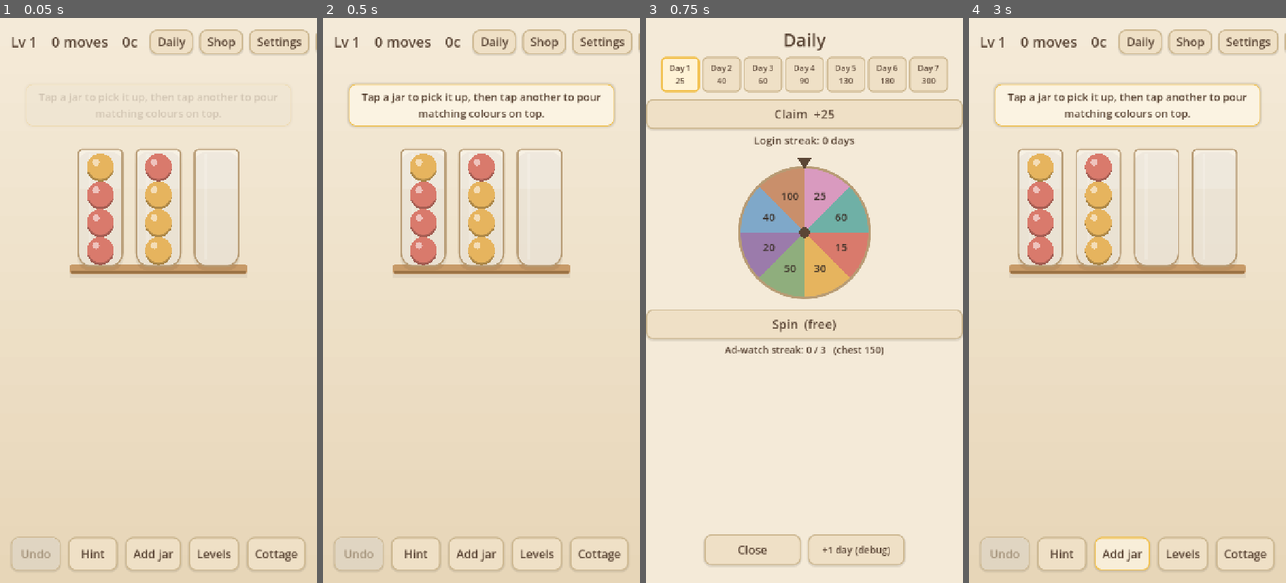
Above: before the commit, frames 1-4 (left to right).
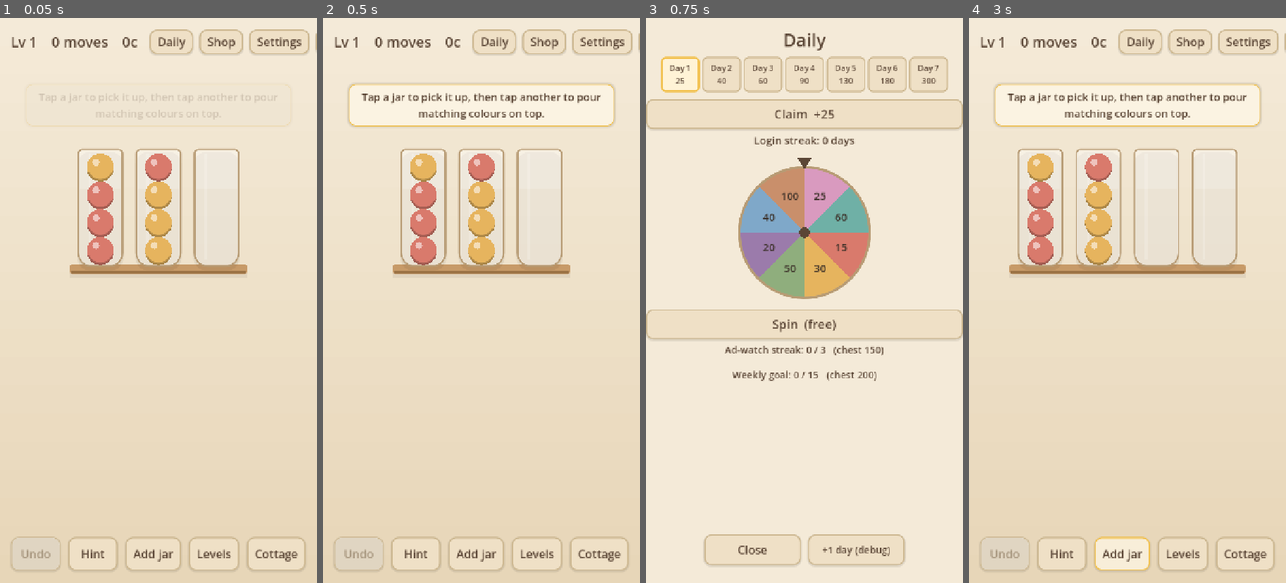
Above: after the commit, the same moments.

Repository: seantomaslynch-cell/cottage-sort
Game: Godot game, scene res://game/main.tscn
Same seed, same stepped clock (60 frames per second), same inputs: the game is played once before the commit and once after it. Sound files missing from this copy of the repository are replaced by a short silence.
Inputs:
- Up to frame 1 (0.05 s): no input
- Up to frame 2 (0.5 s): no input
- Up to frame 3 (0.75 s): click "Daily" at 0.5 s
- Up to frame 4 (3 s): click "Shop" at 1.25 s; click "Hint" at 2 s; click "Add jar" at 2.75 s

Frames 1-2 are identical in both runs. In frame 3, 0.3% of the frame differs, in the area x 27-73%, y 62-65%; in frame 4, nothing differs.

Commit message:
M11: weekly event, session-end hook, local analytics, platform seams
- Weekly event (daily.gd + Daily panel): "clear 15 levels this week -> 200
  coins", resets on a new 7-day window, claim once. Counts every solve.
- Win screen now shows a next-goal line ("N more this week for a chest" /
  "Next: Level X").
- analytics.gd: local JSON-lines event log at user://events.log (capped) —
  session_start, level_start/complete/fail, ad_reward, iap, week_chest.
  Swap flush() for an SDK later.
- platform.gd: stubs for local push notifications and the OS review prompt
  (call sites wired; both need a native plugin). Review requested after the
  5th cleared level.
- Tests: weekly-event checks in test_daily.gd.

Co-Authored-By: Claude Sonnet 5 <noreply@anthropic.com>

Diff:
--- /dev/null
+++ b/game/analytics.gd
@@ -0,0 +1,38 @@
+extends Node
+class_name Analytics
+## Lightweight local event log. Writes JSON lines to user://events.log (capped)
+## so the funnel and difficulty curve can be inspected before a real analytics
+## SDK is wired in. Swap flush() for an SDK call later; keep log_event().
+
+const PATH := "user://events.log"
+const MAX_LINES := 800
+const FLUSH_EVERY := 20
+
+var _buf: Array[String] = []
+
+func log_event(name: String, props: Dictionary = {}) -> void:
+	var row := {"t": int(Time.get_unix_time_from_system()), "e": name}
+	for k in props:
+		row[k] = props[k]
+	_buf.append(JSON.stringify(row))
+	if OS.is_debug_build():
+		print("[evt] ", name, "  ", props)
+	if _buf.size() >= FLUSH_EVERY:
+		flush()
+
+func flush() -> void:
+	if _buf.is_empty():
+		return
+	var lines: Array = []
+	if FileAccess.file_exists(PATH):
+		lines = Array(FileAccess.open(PATH, FileAccess.READ).get_as_text().split("\n", false))
+	lines.append_array(_buf)
+	if lines.size() > MAX_LINES:
+		lines = lines.slice(lines.size() - MAX_LINES)
+	var f := FileAccess.open(PATH, FileAccess.WRITE)
+	if f != null:
+		f.store_string("\n".join(PackedStringArray(lines)) + "\n")
+	_buf.clear()
+
+func _exit_tree() -> void:
+	flush()
--- a/game/daily.gd
+++ b/game/daily.gd
@@ -127,3 +127,43 @@
 func advance_debug_day() -> void:
 	debug_day_offset += 1
 	changed.emit()
+
+# --- weekly event -----------------------------------------------------------
+
+const WEEK_GOAL := 15
+const WEEK_CHEST := 200
+
+func week_id() -> int:
+	return int(today() / 7.0)
+
+func _week() -> Dictionary:
+	var d := _d()
+	if int(d.get("week_id", -1)) != week_id():
+		d["week_id"] = week_id()
+		d["week_cleared"] = 0
+		d["week_claimed"] = false
+		_commit(d)
+	return d
+
+func week_progress() -> int:
+	return mini(int(_week().get("week_cleared", 0)), WEEK_GOAL)
+
+func week_goal_met() -> bool:
+	return int(_week().get("week_cleared", 0)) >= WEEK_GOAL
+
+func week_claimed() -> bool:
+	return bool(_week().get("week_claimed", false))
+
+func note_level_cleared() -> void:
+	var d := _week()
+	if not bool(d.get("week_claimed", false)):
+		d["week_cleared"] = int(d.get("week_cleared", 0)) + 1
+		_commit(d)
+
+func claim_week() -> int:
+	var d := _week()
+	if not week_goal_met() or bool(d.get("week_claimed", false)):
+		return 0
+	d["week_claimed"] = true
+	_commit(d)
+	return WEEK_CHEST
--- a/game/daily_panel.gd
+++ b/game/daily_panel.gd
@@ -5,6 +5,7 @@
 
 signal claim_login_pressed
 signal spin_pressed
+signal week_claim_pressed
 signal closed
 signal debug_day_pressed
 
@@ -18,6 +19,8 @@
 var _wheel: SpinWheel
 var _spin_btn: Button
 var _adstreak_lbl: Label
+var _week_lbl: Label
+var _week_btn: Button
 var _toast: Label
 
 func _ready() -> void:
@@ -84,6 +87,17 @@
 	_adstreak_lbl = _label("Ad-watch streak: 0 / 3", 22, Palette.INK)
 	_adstreak_lbl.horizontal_alignment = HORIZONTAL_ALIGNMENT_CENTER
 	spin_box.add_child(_adstreak_lbl)
+
+	spin_box.add_child(_hsep(10))
+
+	_week_lbl = _label("Weekly goal: 0 / 15", 22, Palette.INK)
+	_week_lbl.horizontal_alignment = HORIZONTAL_ALIGNMENT_CENTER
+	spin_box.add_child(_week_lbl)
+
+	_week_btn = _button("Claim weekly chest", 24)
+	_week_btn.custom_minimum_size = Vector2(280, 60)
+	_week_btn.pressed.connect(func() -> void: week_claim_pressed.emit())
+	spin_box.add_child(_week_btn)
 
 	_toast = _label("", 30, Color("f2c14e"))
 	_toast.set_anchors_preset(Control.PRESET_TOP_WIDE)
@@ -153,6 +167,20 @@
 	_spin_btn.text = "Spin  (free)" if _daily.free_spin_available() else "Spin  (Watch)"
 	_adstreak_lbl.text = "Ad-watch streak: %d / %d   (chest %d)" % [
 		_daily.ad_streak(), Daily.AD_STREAK_TARGET, Daily.AD_STREAK_CHEST]
+
+	_week_lbl.text = "Weekly goal: %d / %d   (chest %d)" % [
+		_daily.week_progress(), Daily.WEEK_GOAL, Daily.WEEK_CHEST]
+	if _daily.week_claimed():
+		_week_btn.visible = true
+		_week_btn.disabled = true
+		_week_btn.text = "Weekly chest claimed"
+	elif _daily.week_goal_met():
+		_week_btn.visible = true
+		_week_btn.disabled = false
+		_week_btn.text = "Claim weekly chest  +%d" % Daily.WEEK_CHEST
+	else:
+		_week_btn.visible = false
+
 	_wheel.queue_redraw()
 
 func play_spin(index: int, on_settled: Callable) -> void:
@@ -163,6 +191,12 @@
 		if on_settled.is_valid():
 			on_settled.call()
 		refresh())
+
+func _hsep(h: int) -> Control:
+	var c := Control.new()
+	c.custom_minimum_size = Vector2(0, h)
+	c.mouse_filter = Control.MOUSE_FILTER_IGNORE
+	return c
 
 func flash(text: String) -> void:
 	_toast.text = text
--- a/game/hud.gd
+++ b/game/hud.gd
@@ -34,6 +34,7 @@
 var _win_stars: Label
 var _win_best: Label
 var _win_coins: Label
+var _win_next: Label
 var _double_btn: Button
 var _win_earned := 0
 var _fail_root: Control
@@ -216,6 +217,12 @@
 	_win_coins.horizontal_alignment = HORIZONTAL_ALIGNMENT_CENTER
 	box.add_child(_win_coins)
 
+	_win_next = _label("")
+	_win_next.add_theme_font_size_override("font_size", 22)
+	_win_next.add_theme_color_override("font_color", Color("8a7a63"))
+	_win_next.horizontal_alignment = HORIZONTAL_ALIGNMENT_CENTER
+	box.add_child(_win_next)
+
 	_double_btn = _button("Double coins  (Watch)")
 	_double_btn.custom_minimum_size = Vector2(320, 68)
 	_double_btn.pressed.connect(func() -> void: double_pressed.emit())
@@ -296,6 +303,9 @@
 	var tw := create_tween()
 	tw.tween_interval(0.9)
 	tw.tween_property(_toast, "modulate:a", 0.0, 0.5)
+
+func set_next_hint(text: String) -> void:
+	_win_next.text = text
 
 func show_win(text: String, best: int, current: int, earned: int, stars: int) -> void:
 	_win_label.text = text
--- a/game/main.gd
+++ b/game/main.gd
@@ -19,6 +19,8 @@
 const ShopPanelScene := preload("res://game/shop_panel.gd")
 const CoachScene := preload("res://game/coach.gd")
 const SettingsPanelScene := preload("res://game/settings_panel.gd")
+const AnalyticsScene := preload("res://game/analytics.gd")
+const PlatformScene := preload("res://game/platform.gd")
 
 const FREE_EXTRA_JARS := 1
 const FREE_HINTS := 2
@@ -41,6 +43,8 @@
 var _shop: ShopPanel
 var _coach: Coach
 var _settings: SettingsPanel
+var _analytics: Analytics
+var _platform: Platform
 var _new_player := false
 var _stage := 0
 var _last_earned := 0
@@ -108,6 +112,11 @@
 	_settings = SettingsPanelScene.new()
 	add_child(_settings)
 	_settings.set_flags(_audio.sfx_on, _audio.music_on, _audio.haptics_on)
+
+	_analytics = AnalyticsScene.new()
+	add_child(_analytics)
+	_platform = PlatformScene.new()
+	add_child(_platform)
 
 	_board.moved.connect(func(n: int) -> void:
 		_hud.set_moves(n)
@@ -165,6 +174,7 @@
 	_ads.interstitial_shown.connect(func() -> void: _hud.flash("Ad"))
 	_daily_panel.claim_login_pressed.connect(_on_claim_login)
 	_daily_panel.spin_pressed.connect(_on_spin)
+	_daily_panel.week_claim_pressed.connect(_on_claim_week)
 	_daily_panel.debug_day_pressed.connect(func() -> void:
 		_daily.advance_debug_day()
 		_daily_panel.refresh())
@@ -174,7 +184,8 @@
 		_hud.flash("Ad-streak chest!  +%d coins" % amount))
 	_ads.rewarded_finished.connect(func(granted: bool) -> void:
 		if granted:
-			_daily.note_ad_watched())
+			_daily.note_ad_watched()
+			_analytics.log_event("ad_reward"))
 
 	# Window.theme doesn't reach Controls under a CanvasLayer, so push it onto
 	# the top Control of every screen explicitly.
@@ -182,6 +193,10 @@
 		_apply_theme(scr)
 
 	_load_current()
+
+	_analytics.log_event("session_start", {"new_player": _new_player})
+	_platform.schedule_daily_reminder(24)
+	_platform.schedule_streak_warning(20)
 
 	# A brand-new player gets a clean first session: no daily pop-up over an
 	# unexplained board. It opens from the next launch on.
@@ -210,6 +225,7 @@
 	_undos_used = 0
 	_stage_fails = 0
 	_coach_for_stage()
+	_analytics.log_event("level_start", {"stage": _stage, "budget": _board.move_budget})
 	_refresh_buttons()
 
 func _coach_for_stage() -> void:
@@ -234,7 +250,16 @@
 func _on_failed() -> void:
 	_coach.clear()
 	_stage_fails += 1
+	_analytics.log_event("level_fail", {"stage": _stage, "moves": _board.moves, "n": _stage_fails})
 	_hud.show_fail(MOVES_COIN_COST, _economy.coins(), _stage_fails >= 2)
+
+func _on_claim_week() -> void:
+	var amt := _daily.claim_week()
+	if amt > 0:
+		_economy.add_coins(amt)
+		_daily_panel.flash("Weekly chest!  +%d" % amt)
+		_daily_panel.refresh()
+		_analytics.log_event("week_chest", {"amount": amt})
 
 func _on_add_moves() -> void:
 	_ads.watch_rewarded(func() -> void:
@@ -307,7 +332,20 @@
 	var prev_best := SaveData.best_moves(_stage)
 	SaveData.mark_complete(_stage, _board.moves)
 	SaveData.set_stars(_stage, stars)
+	_daily.note_level_cleared()
+	_analytics.log_event("level_complete",
+		{"stage": _stage, "moves": _board.moves, "stars": stars, "first": first})
+
+	var left := Daily.WEEK_GOAL - _daily.week_progress()
+	if left > 0 and left <= 5 and not _daily.week_claimed():
+		_hud.set_next_hint("%d more this week for a %d-coin chest" % [left, Daily.WEEK_CHEST])
+	else:
+		_hud.set_next_hint("Next: Level %d" % (_stage + 2))
+
 	_hud.show_win("Cottage corner tidied!", prev_best, _board.moves, earned, stars)
+
+	if SaveData.data["completed"].size() >= 5:
+		_platform.request_review()
 
 func _on_double() -> void:
 	_ads.watch_rewarded(func() -> void:
@@ -323,6 +361,7 @@
 
 func _on_purchased(id: String) -> void:
 	var p := _iap.product(id)
+	_analytics.log_event("iap", {"id": id})
 	if p.get("kind") == "coins":
 		_economy.add_coins(int(p["amount"]))
 	_ads.remove_ads = _iap.has_remove_ads()
--- /dev/null
+++ b/game/platform.gd
@@ -0,0 +1,27 @@
+extends Node
+class_name Platform
+## Stubs for the things Godot 4 can't do cross-platform without a native plugin:
+## local push notifications and the OS in-app review prompt. The call sites are
+## wired; drop a plugin in here (Android: godot-android-notification, iOS:
+## UNUserNotificationCenter / SKStoreReviewController) and fill these in.
+
+var _review_asked := false
+
+func schedule_daily_reminder(hours := 24) -> void:
+	_todo("daily-reward reminder in %dh" % hours)
+
+func schedule_streak_warning(hours := 20) -> void:
+	_todo("streak-about-to-break in %dh" % hours)
+
+func cancel_reminders() -> void:
+	_todo("cancel scheduled reminders")
+
+func request_review() -> void:
+	if _review_asked:
+		return
+	_review_asked = true
+	_todo("OS in-app review prompt")
+
+func _todo(what: String) -> void:
+	if OS.is_debug_build():
+		print("[platform TODO] ", what, "  — needs a native plugin")
--- a/tools/test_daily.gd
+++ b/tools/test_daily.gd
@@ -28,6 +28,8 @@
 	_test_spin()
 	_reset()
 	_test_ad_streak()
+	_reset()
+	_test_weekly()
 
 	if had_save:
 		FileAccess.open(SaveData.PATH, FileAccess.WRITE).store_string(backup)
@@ -46,6 +48,21 @@
 		"streak_len": 0, "last_login_day": 0, "last_spin_day": 0,
 		"ad_streak": 0, "ad_last_day": 0,
 	}
+
+func _test_weekly() -> void:
+	print("weekly event:")
+	var d: Daily = DailyS.new()
+	_ok(d.week_progress() == 0 and not d.week_goal_met(), "starts empty")
+	for i in DailyS.WEEK_GOAL - 1:
+		d.note_level_cleared()
+	_ok(d.week_progress() == DailyS.WEEK_GOAL - 1 and not d.week_goal_met(), "one short of goal")
+	d.note_level_cleared()
+	_ok(d.week_goal_met() and not d.week_claimed(), "goal met, unclaimed")
+	_ok(d.claim_week() == DailyS.WEEK_CHEST, "claim pays the chest")
+	_ok(d.claim_week() == 0 and d.week_claimed(), "second claim pays nothing")
+	d.debug_day_offset = 7  # next week
+	_ok(d.week_progress() == 0 and not d.week_claimed(), "resets on a new week")
+	d.free()
 
 func _test_login() -> void:
 	print("login cycle:")
Not shown, added: game/analytics.gd.uid
Not shown, added: game/platform.gd.uid
